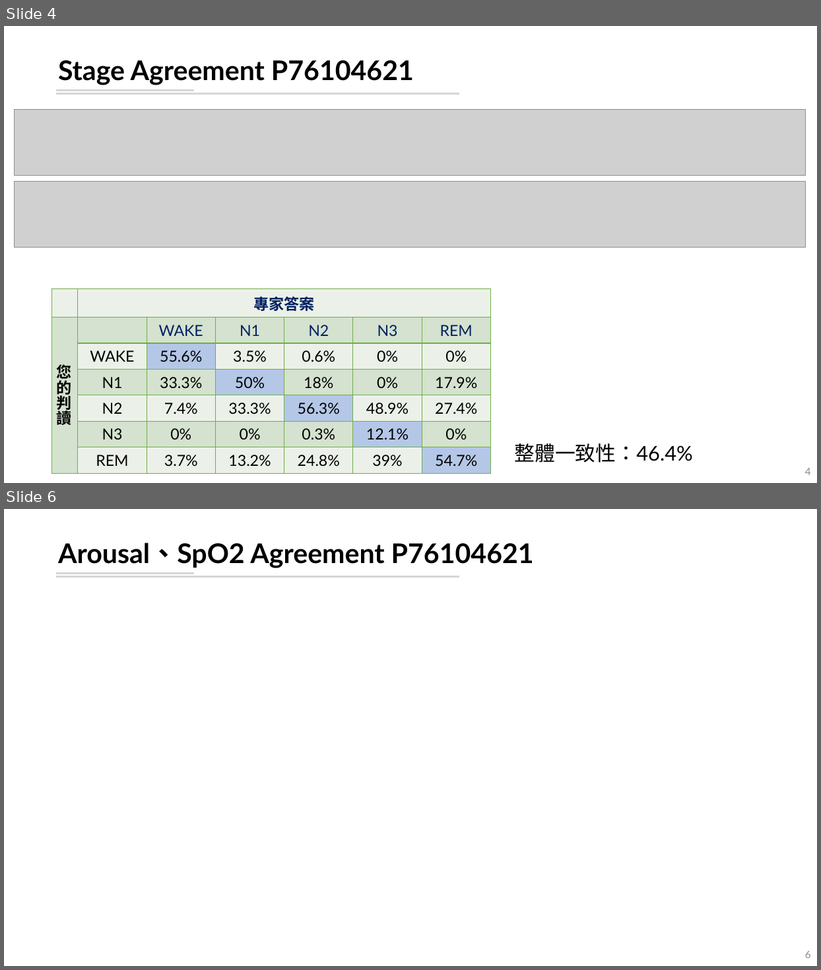
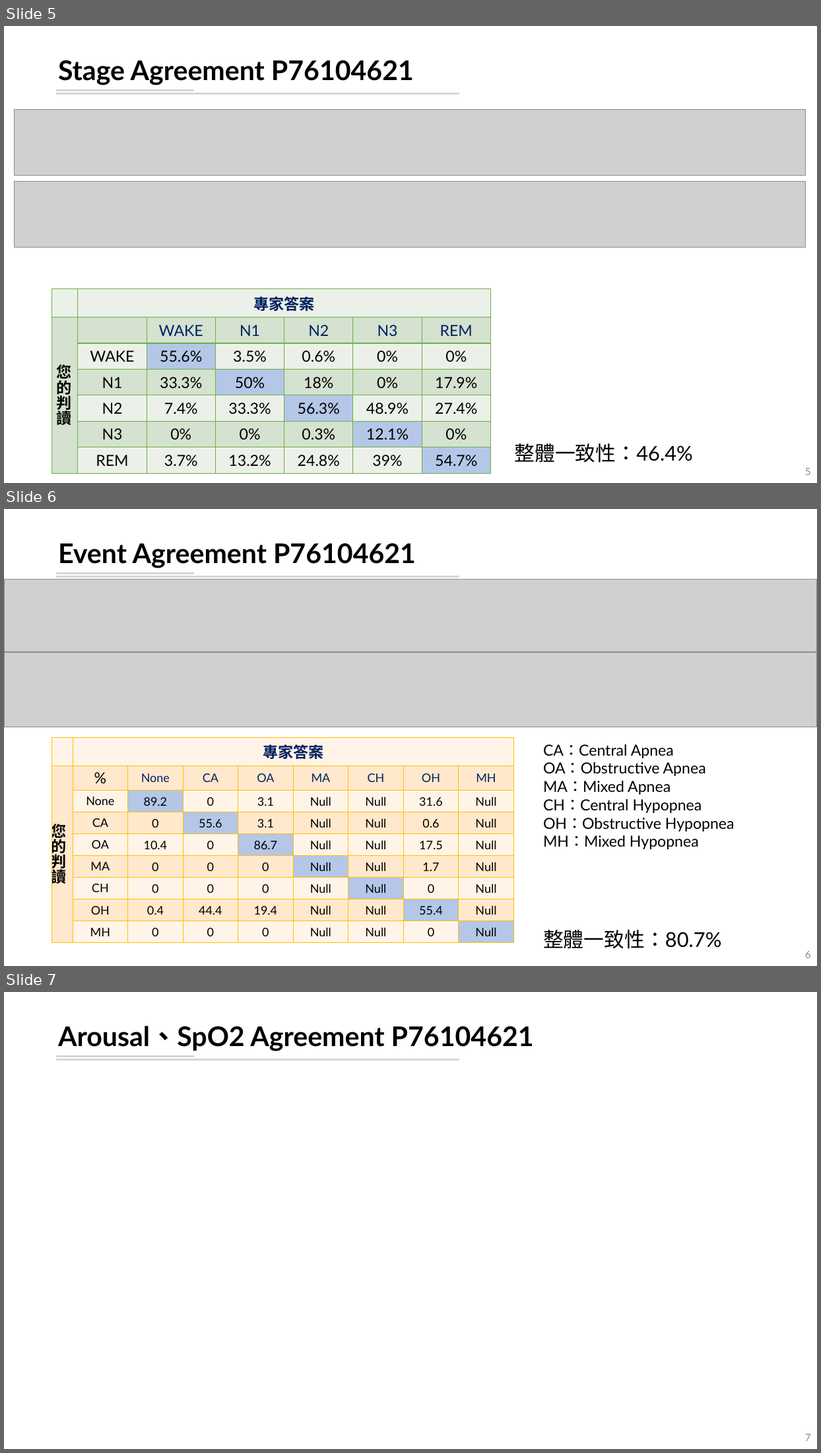
Before and after one commit to leooel97895750/sleepWorkShop, a slide deck: 碩一睡眠工作坊.pptx. Shown one above the other, each under a label of ours: slides 4 and 6 before the commit, slides 5, 6 and 7 after it; the slides between them are not shown. The pictures are 821x970 and 821x1453 pixels, drawn with LibreOffice and Linux fonts; fonts in the diff are those of the drawing; grey boxes stand for pictures. Boxes give left, top, right and bottom in pixels: in the first picture for what was removed or moved away, otherwise in the second. Text is boxed around its words. In the diff, an @@ line names an element or a change of style, - is before the commit and + after.

```diff
--- a/碩一睡眠工作坊.pptx
+++ b/碩一睡眠工作坊.pptx
@@ slide 6 added at (4,509,817,966), background #FFFFFF; not listed: 2 template elements that a slide beside it also shows @@
@@ title added at (58,543,416,568), 32 pt, text #000000, bold @@
+Event Agreement P76104621
@@ picture added at (4,579,817,652) @@
@@ picture added at (4,653,817,727) @@
@@ table added at (52,738,512,940), 9 rows, 9 columns @@
+ | 專家答案 |  |  |  |  |  |  | 
+您的判讀 | % | None | CA | OA | MA | CH | OH | MH
+ | None | 89.2 | 0 | 3.1 | Null | Null | 31.6 | Null
+ | CA | 0 | 55.6 | 3.1 | Null | Null | 0.6 | Null
+ | OA | 10.4 | 0 | 86.7 | Null | Null | 17.5 | Null
+ | MA | 0 | 0 | 0 | Null | Null | 1.7 | Null
+ | CH | 0 | 0 | 0 | Null | Null | 0 | Null
+ | OH | 0.4 | 44.4 | 19.4 | Null | Null | 55.4 | Null
+ | MH | 0 | 0 | 0 | Null | Null | 0 | Null
@@ text added at (543,745,735,850), 18 pt, text #000000 @@
+CA：Central Apnea
+OA：Obstructive Apnea
+MA：Mixed Apnea
+CH：Central Hypopnea
+OH：Obstructive Hypopnea
+MH：Mixed Hypopnea
@@ text added at (543,930,721,949), 24 pt, text #000000 @@
+整體一致性：80.7%
@@ page number added at (805,951,811,958), 12 pt, text #8C8C8C @@
+6
@@ what was slide 4 is now slide 5 @@
@@ page number at (805,468,811,475): text changed @@
-4
+5
@@ what was slide 6 is now slide 7 @@
@@ page number at (805,1434,811,1441): text changed @@
-6
+7
```
Also in this commit, not shown: 1 slide changed, 8 other slides added, 1 slide removed, 20 other files.
